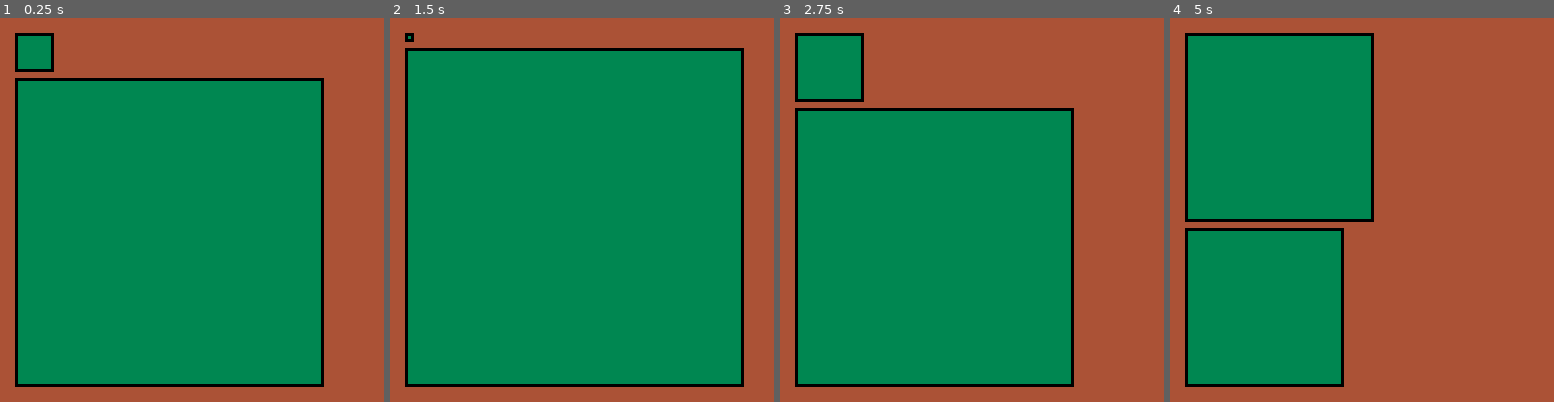
Above: before the commit, frames 1-4 (left to right).
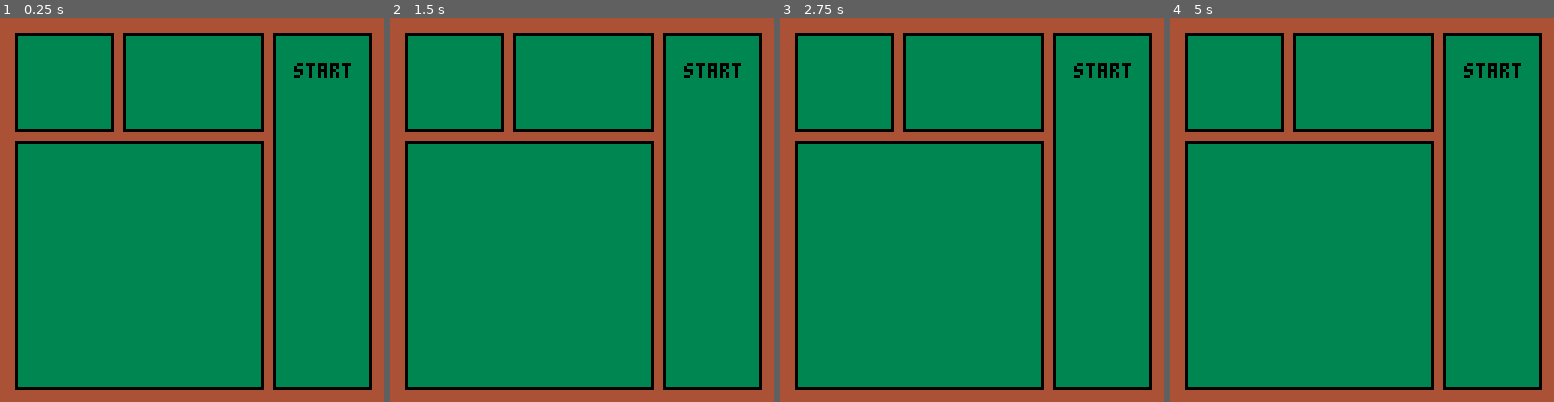
Above: after the commit, the same moments.

Repository: appellatebaton0/siege-6
Game: PICO-8 cartridge siege6.p8
Two runs of this game, one before a commit and one after it. Both use one fixed random seed, a clock stepped at 60 frames per second and the inputs below.
Inputs:
- Up to frame 1 (0.25 s): no input
- Up to frame 2 (1.5 s): tap X (X key) at 0.33, 1.07 s; tap O (Z key) at 0.7 s
- Up to frame 3 (2.75 s): tap O (Z key) at 1.7, 2.1, 2.5 s; tap X (X key) at 1.85 s
- Up to frame 4 (5 s): tap O (Z key) every 0.4 s from 2.9 to 4.9 s; tap X (X key) at 2.97, 4.08 s

The runs differ from the first frame. In frame 1, 28% of the frame differs, in the area x 3-97%, y 3-97%; in frame 2, 17%; in frame 3, 37%; in frame 4, 47%.

Commit message:
v0.1 - Planning Layout 2
Finished planning out the layout; now I need to clean it up and figure out how I'm going to do the panes...

Diff:
--- a/siege6.lua
+++ b/siege6.lua
@@ -1,10 +1,9 @@
 
-o = 1
+o = 3
+
 function _draw()
     cls(4)
 
-    if btnp(4) then o += 1 end
-    if btnp(5) then o -= 1 end
 
     canvas_size = 10
 
@@ -12,8 +11,19 @@
     rectfill(ox,oy, 2 + (m * canvas_size) + ox, 2 + (m * canvas_size) + oy, 3)
     rect(ox,oy, 2 + (m * canvas_size) + ox, 2 + (m * canvas_size) + oy, 0)
 
-    ox = 5 oy = (m * canvas_size) + (2 * ox) m = 11 - m
+    ox = 5 oy = 1 + (m * canvas_size) + (2 * ox) m = 11 - m
     rectfill(ox,oy,2 + (m * canvas_size) + ox, 2 + (m * canvas_size) + oy,3)
     rect(ox,oy,2 + (m * canvas_size) + ox, 2 + (m * canvas_size) + oy, 0)
 
+
+    rectfill(91, 5, 123, 123,3)
+    rect(91, 5, 123, 123, 0)
+
+    rectfill(41, 5, 87, 37,3)
+    rect(41, 5, 87, 37, 0)
+
+    // ⬇️⬆️⬅️➡️ fo. future reference
+
+
+    print("start", 98, 15, 0)
 end
Not shown, added: README.md
